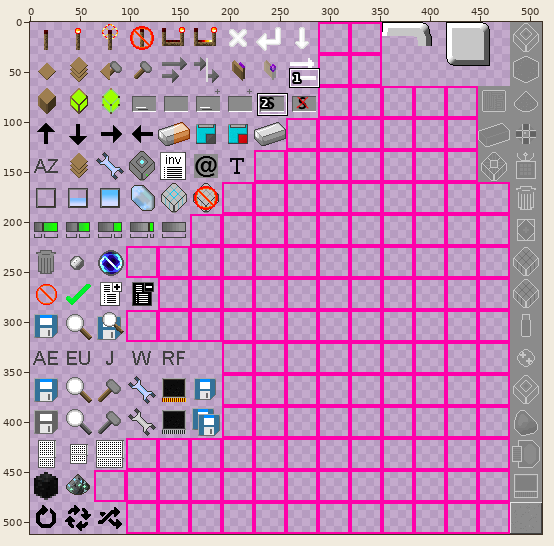
Two states of a sprite sheet, [URP]/assets/appliedenergistics2/textures/guis/states.png. Above: a wide view before the commit, with the close-up outlined.
Close-up. Before:
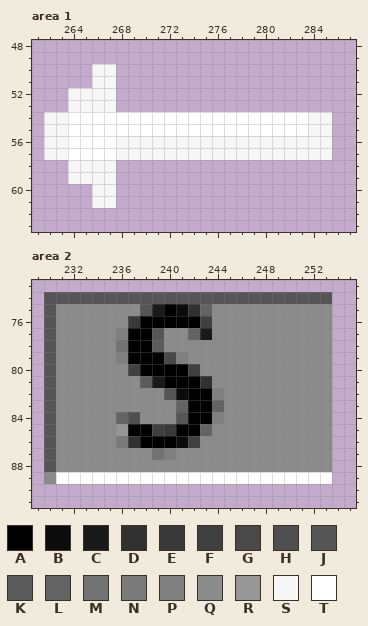
The file is 512x512 pixels. Pixels under 10% opacity are left out. Colours within 5 levels of each other are drawn and written as one. Shown: area 1: x 261..287, y 48..63; area 2: x 229..255, y 73..91. The commit also changed other parts of the picture, which this record leaves out.
Palette (. is transparent): A #000000  B #0c0c0c  C #191919  D #313131  E #393939  F #404040  G #494949  H #4f4f4f  J #555555  K #5b5b5b  L #636363  M #727272  N #7a7a7a  P #808080  Q #8b8b8b  R #969696  S #f7f7f7  T #ffffff
Pixels before, area 1, first column x 262:
50 ....SS..................
51 ....SS..................
52 ..SSSS..................
53 ..SSSS..................
54 SSTTTTTTTTTTTTTTTTTTTTSS
55 SSTTTTTTTTTTTTTTTTTTTTSS
56 SSTTTTSSSSSSSSSSSSSSSSSS
57 SSTTTTSSSSSSSSSSSSSSSSSS
58 ..SSSS..................
59 ..SSSS..................
60 ....SS..................
61 ....SS..................
Pixels before, area 2, first column x 230:
74 JJJJJJJJJJJJJJJJJJJJJJJJ
75 JQQQQQQQJCABDLQQQQQQQQQQ
76 JQQQQQQEAAAAAFQQQQQQQQQQ
77 JQQQQQPAAJQQLCQQQQQQQQQQ
78 JQQQQQMAAKQQQQQQQQQQQQQQ
79 JQQQQQPAAAGPQQQQQQQQQQQQ
80 JQQQQQQFAAAAFQQQQQQQQQQQ
81 JQQQQQQQKCAAADQQQQQQQQQQ
82 JQQQQQQQQQJBAAPQQQQQQQQQ
83 JQQQQQQQQQQLAALQQQQQQQQQ
84 JQQQQQLHQQQJAAPQQQQQQQQQ
85 JQQQQQRAAFEAALQQQQQQQQQQ
86 JQQQQQNDAAABFQQQQQQQQQQQ
87 JQQQQQQQQMPQQQQQQQQQQQQQ
88 JQQQQQQQQQQQQQQQQQQQQQQQ
89 QTTTTTTTTTTTTTTTTTTTTTTT
Now the later version:
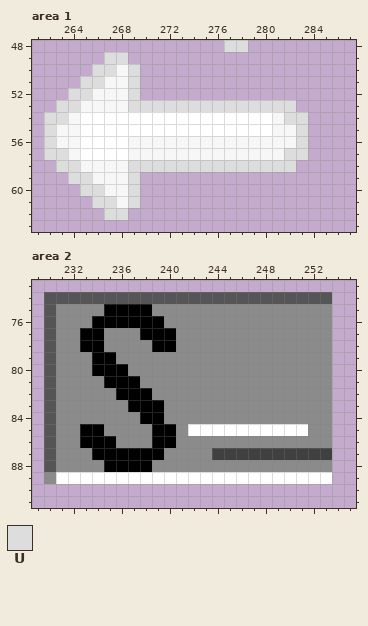
Colours new in this view: U #dddddd
Edits made:
Area 1:
The author put colour S in rows 50 to 53 at x 268; in rows 58 to 61 at x 268.
Colour T becomes colour S in row 54 at x 264 and 281; in row 55 at x 264 and 281 to 282; in rows 56 to 57 at x 264.
Colour S becomes colour T in rows 56 to 57 at x 268.
The author put colour U in row 48 at x 277 to 278; in row 49 at x 267 to 268; in row 50 at x 269; in row 51 at x 265 and 269; in row 52 at x 269; in row 53 at x 263 and 269 to 282.
The author put colour U in row 58 at x 263 and 269 to 282; in row 59 at x 269; in row 60 at x 265 and 269; in row 61 at x 269; in row 62 at x 267 to 268.
Colour S becomes colour U in row 50 at x 266 to 267; in row 51 at x 266; in row 52 at x 264 to 265; in row 53 at x 264; in row 54 at x 262 to 263; in row 55 at x 262.
Colour S becomes colour U in row 56 at x 262 and 283; in row 57 at x 262 to 263 and 282 to 283; in row 58 at x 264; in row 59 at x 264 to 265; in row 60 at x 266; in row 61 at x 266 to 267.
Colour T becomes colour U in row 54 at x 282 to 283; in row 55 at x 283.
The author cleared colour S in rows 54 to 57 at x 284 to 285.
Area 2:
Colour E becomes colour A in row 76 at x 237; in row 85 at x 240.
Colour F becomes colour A in row 85 at x 239.
Colour J becomes colour A in row 75 at x 238; in row 77 at x 239.
Colour K becomes colour A in row 78 at x 239.
Colour M becomes colour A in row 87 at x 239.
Colour Q becomes colour A in row 75 at x 235 to 237; in row 76 at x 234 to 236; in rows 77 to 78 at x 233 to 234 and 240; in row 79 at x 234 to 235; in row 80 at x 234 to 236; in row 81 at x 235 to 237.
Colour Q becomes colour A in row 82 at x 236 to 238; in row 83 at x 237 to 239; in row 84 at x 238 to 239; in row 85 at x 233 to 234; in row 86 at x 233 to 235; in row 87 at x 234 to 238.
Colour Q becomes colour A in row 88 at x 235 to 238.
Colour Q becomes colour F in row 87 at x 244 to 253.
Colour A becomes colour Q in row 75 at x 240; in row 76 at x 240 to 242; in row 77 at x 237; in row 78 at x 237 to 238; in row 79 at x 237 to 239; in row 80 at x 238 to 241.
Colour A becomes colour Q in row 81 at x 240 to 242; in rows 82 to 84 at x 242 to 243; in row 85 at x 237 to 238 and 241; in row 86 at x 238.
Colour B becomes colour Q in row 75 at x 241; in row 82 at x 241; in row 86 at x 241.
Colour C becomes colour Q in row 75 at x 239; in row 77 at x 243; in row 81 at x 239.
Colour D becomes colour Q in row 75 at x 242; in row 81 at x 243; in row 86 at x 237.
Colour F becomes colour Q in row 76 at x 243; in row 80 at x 237 and 242; in row 86 at x 242.
Colour G becomes colour Q in row 79 at x 240.
Colour H becomes colour Q in row 84 at x 237.
Colour J becomes colour Q in row 82 at x 240; in row 84 at x 241.
Colour K becomes colour Q in row 81 at x 238.
Colour L becomes colour Q in row 75 at x 243; in row 77 at x 242; in row 83 at x 241 and 244; in row 84 at x 236.
Colour M becomes colour Q in row 78 at x 236.
Colour N becomes colour Q in row 86 at x 236.
Colour P becomes colour Q in row 77 at x 236; in row 79 at x 236 and 241; in row 82 at x 244; in row 84 at x 244; in row 87 at x 240.
Colour R becomes colour Q in row 85 at x 236.
Colour A becomes colour T in row 85 at x 242.
Colour L becomes colour T in row 85 at x 243.
Colour Q becomes colour T in row 85 at x 244 to 251.
Boxes around the changes in both close-ups, in picture pixels (x1, y1, x2, y2):
changed: (44, 40, 332, 220)
changed: (80, 304, 332, 472)
